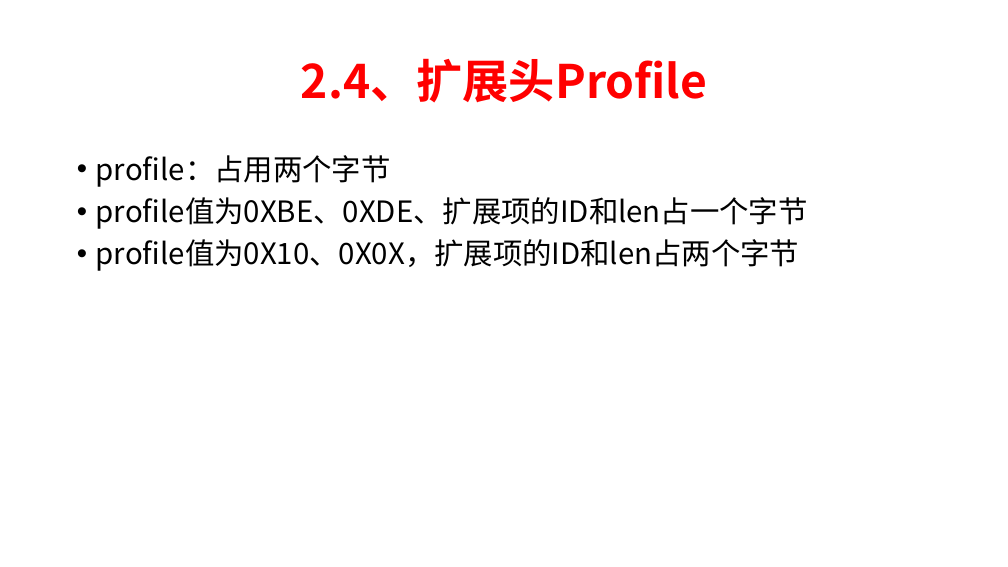
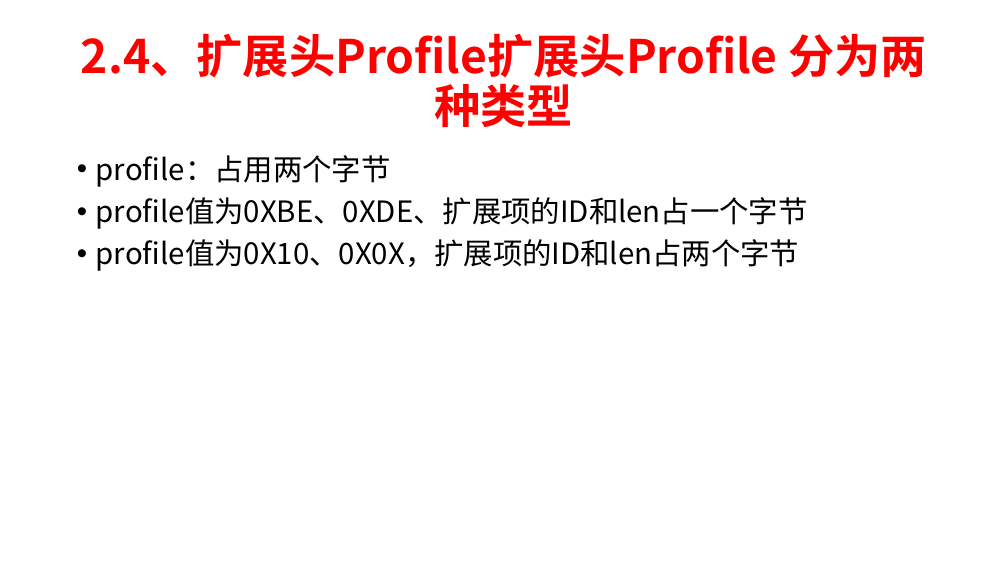
Before and after one commit to chensongpoixs/crtc_doc, a slide deck: slide 9 of WebRTC服务质量(Qos)/2、RTP协议.pptx. Drawn at 1008x567 pixels with LibreOffice and Linux fonts; fonts in the diff are those of the drawing. Boxes give left, top, right and bottom in pixels: in the first picture for what was removed or moved away, otherwise in the second. Text is boxed around its words. In the diff, an @@ line names an element or a change of style, - is before the commit and + after.

```diff
--- a/WebRTC服务质量(Qos)/2、RTP协议.pptx
+++ b/WebRTC服务质量(Qos)/2、RTP协议.pptx
@@ title at <box>81,33,927,127</box>: text changed @@
-2.4、扩展头Profile
+2.4、扩展头Profile扩展头Profile 分为两种类型
```
Also in this commit, not shown: 2 other slides changed, 4 other files.
